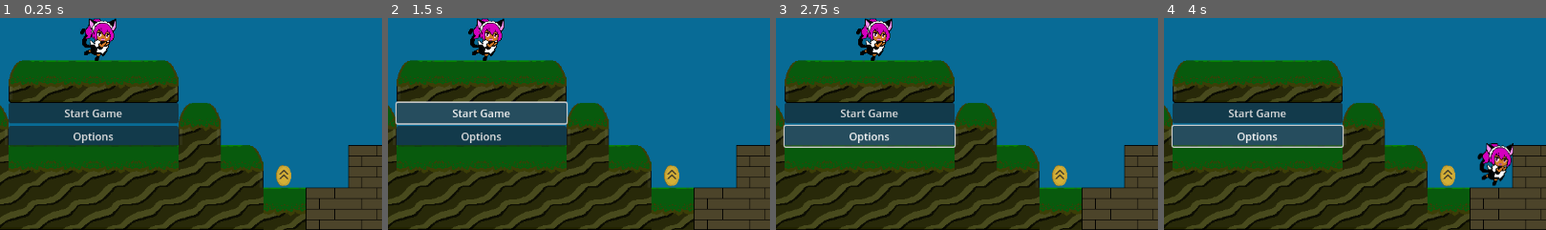
Above: before the commit, frames 1-4 (left to right).
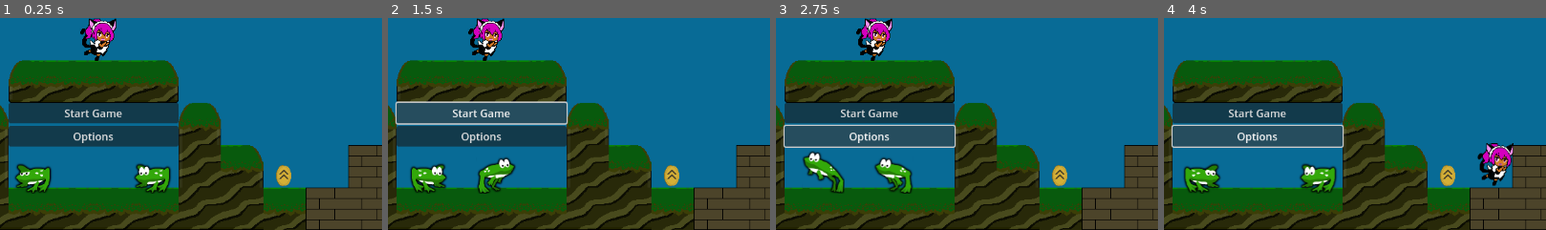
Above: after the commit, the same moments.

Repository: ephreal/RetroactiveRadiocarbons
Game: Godot game, scene res://Assets/menus/title/Title.tscn
The game is run twice, just before and just after one commit, with the same random seed, the same clock (stepped at 60 frames per second) and the same inputs. This scene is started directly instead of the project's main scene.
Inputs:
- Up to frame 1 (0.25 s): no input
- Up to frame 2 (1.5 s): click "Start Game" at 0.5 s; click "Start Game" at 1.25 s
- Up to frame 3 (2.75 s): click "Options" at 2 s
- Up to frame 4 (4 s): hold Right (ui_right) from 2.78 s (still down)
The pictures show only the part of the screen within x 38-88%, y 50-100%; the shares and areas given below are measured in that part.

The runs differ from the first frame. In frame 1, 14% of the frame differs, in the area x 2-47%, y 59-94%; in frame 2, 14%; in frame 3, 14%; in frame 4, 14%.

Commit message:
Adds frogs to title

Diff:
--- a/Assets/menus/title/Title.tscn
+++ b/Assets/menus/title/Title.tscn
@@ -1,10 +1,11 @@
-[gd_scene load_steps=6 format=3 uid="uid://lreukgiixdbl"]
+[gd_scene load_steps=7 format=3 uid="uid://lreukgiixdbl"]
 
 [ext_resource type="Script" path="res://Assets/menus/title/Title.gd" id="1_46i56"]
 [ext_resource type="PackedScene" uid="uid://bkaec3mva3rc0" path="res://Assets/tilesets/platforms.tscn" id="1_rfh0n"]
 [ext_resource type="PackedScene" uid="uid://dv3s04k6hiyfm" path="res://Assets/characters/nyaa-chan/Nyaa-Chan.tscn" id="2_6dlh7"]
 [ext_resource type="PackedScene" uid="uid://3xnbr71qau06" path="res://Assets/tilesets/bricks.tscn" id="2_s7vt4"]
 [ext_resource type="PackedScene" uid="uid://dmsig8iiuvy6g" path="res://Assets/sprites/powerups/jump powerup/Jump Powerup.tscn" id="5_4nppa"]
+[ext_resource type="PackedScene" uid="uid://bjej7e63qt2m1" path="res://Assets/creatures/frog/Frog.tscn" id="6_4c53o"]
 
 [node name="Title" type="CanvasLayer"]
 script = ExtResource("1_46i56")
@@ -18,7 +19,7 @@
 layer_0/tile_data = PackedInt32Array(589824, 327680, 5, 524288, 327680, 4, 458752, 327680, 4, 393216, 458752, 2, 327680 …(745 unchanged characters)…
 
 [node name="Platforms" parent="." instance=ExtResource("1_rfh0n")]
-layer_0/tile_data = PackedInt32Array(589828, 65537, 0, 589829, 65537, 2, 589830, 65537, 2, 589831, 65537, 2, 589832, 65537, 2, 589833, 65537, 2, 589834, 65537, 2, 589835, 65537, 2, 589836, 65537, 2, 589837, 65537, 0, 458758, 327681, 0, 458763, 327681, 0, 393223, 1, 3, 393224, 65537, 3, 393225, 65537, 3, 393226, 131073, 3, 524294, 65537, 1, 524295, 65537, 0, 524296, 65537, 0, 524297, 65537, 0, 524298, 65537, 0, 524299, 65537, 1, 524293, 1, 0, 524300, 131073, 0)
+layer_0/tile_data = PackedInt32Array(589828, 65537, 0, 589829, 65537, 2, 589830, 65537, 2, 589831, 65537, 3, 589832, 65537, 3, 589833, 65537, 3, 589834, 65537, 3, 589835, 65537, 2, 589836, 65537, 2, 589837, 65537, 0, 458758, 327681, 0, 458763, 327681, 0, 393223, 1, 3, 393224, 65537, 3, 393225, 65537, 3, 393226, 131073, 3, 524294, 131073, 1, 524299, 1, 1, 524293, 1, 0, 524300, 131073, 0)
 
 [node name="Label" type="Label" parent="."]
 offset_left = 448.0
@@ -51,3 +52,9 @@
 
 [node name="Jump Powerup2" parent="." instance=ExtResource("5_4nppa")]
 position = Vector2(863, 558)
+
+[node name="Frog" parent="." instance=ExtResource("6_4c53o")]
+position = Vector2(483, 552)
+
+[node name="Frog2" parent="." instance=ExtResource("6_4c53o")]
+position = Vector2(663, 551)
